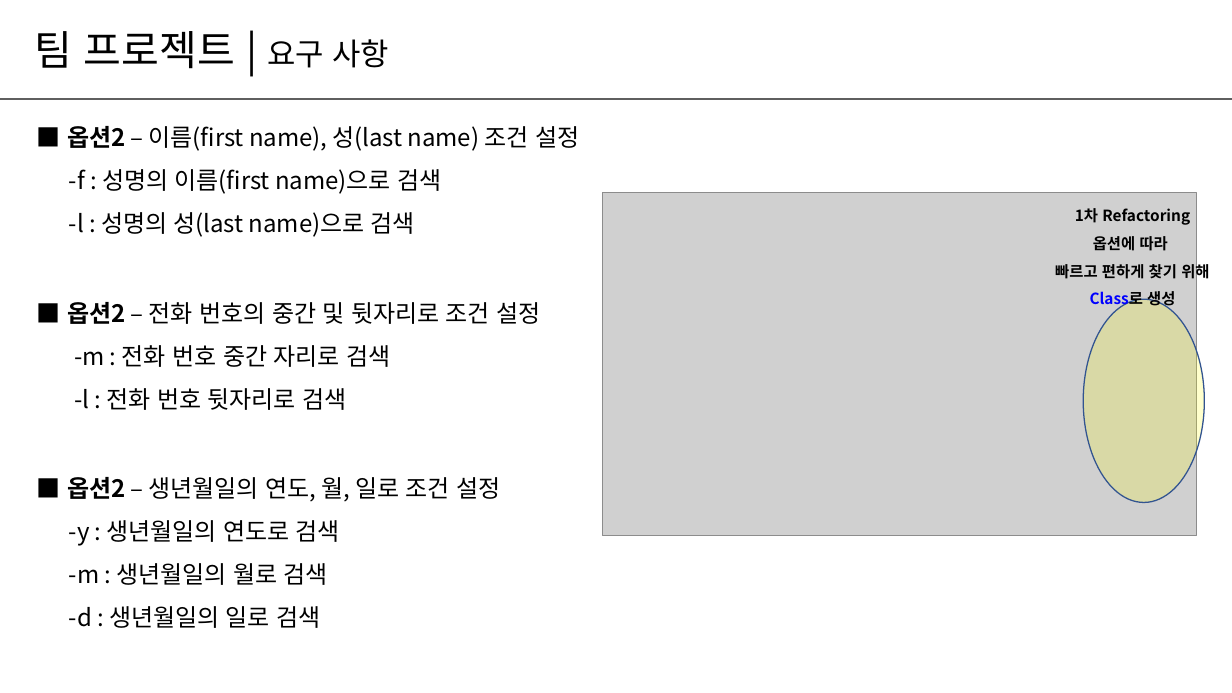
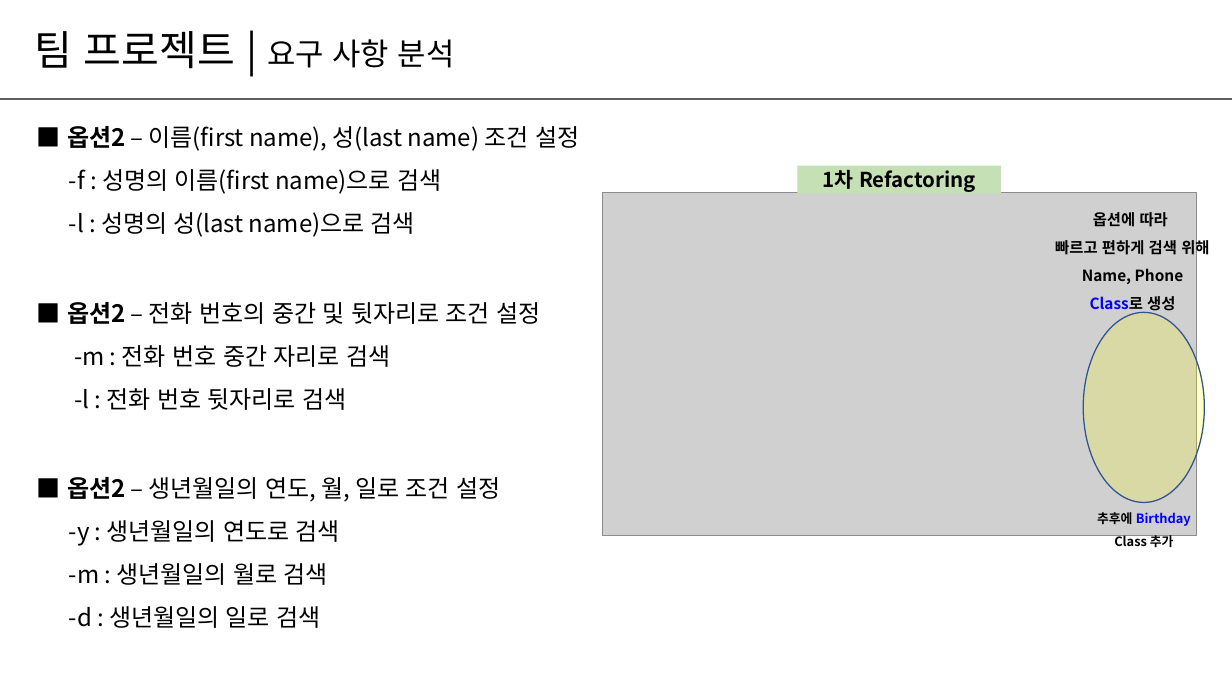
Before and after one commit to wjoongkim/Easy, a slide deck: slide 6 of 팀프로젝트_Easy팀_발표.pptx. Drawn at 1232x693 pixels with LibreOffice and Linux fonts; fonts in the diff are those of the drawing; grey boxes stand for pictures. Boxes give left, top, right and bottom in pixels: in the first picture for what was removed or moved away, otherwise in the second. Text is boxed around its words. In the diff, an @@ line names an element or a change of style, - is before the commit and + after.

```diff
--- a/팀프로젝트_Easy팀_발표.pptx
+++ b/팀프로젝트_Easy팀_발표.pptx
@@ text at (35,31,455,69): text changed @@
-팀 프로젝트 | 요구 사항
+팀 프로젝트 | 요구 사항 분석
@@ rectangle added at (798,165,1002,193), fill #C5E0B4, 16 pt, text #000000, bold @@
+1차 Refactoring
@@ text at (1075,208,1190,225): paragraph removed @@
-1차 Refactoring
@@ text at (1055,238,1209,284): text changed @@
-빠르고 편하게 찾기 위해
+빠르고 편하게 검색 위해
+Name, Phone
@@ ellipse: place and size @@
-ellipse at (1083,299,1204,503)
+ellipse at (1083,312,1204,503)
@@ text added at (1097,512,1191,547), 10 pt, text #000000, bold @@
+추후에 Birthday
+Class 추가
```
Also in this commit, not shown: 11 other slides changed, 1 slide added.
